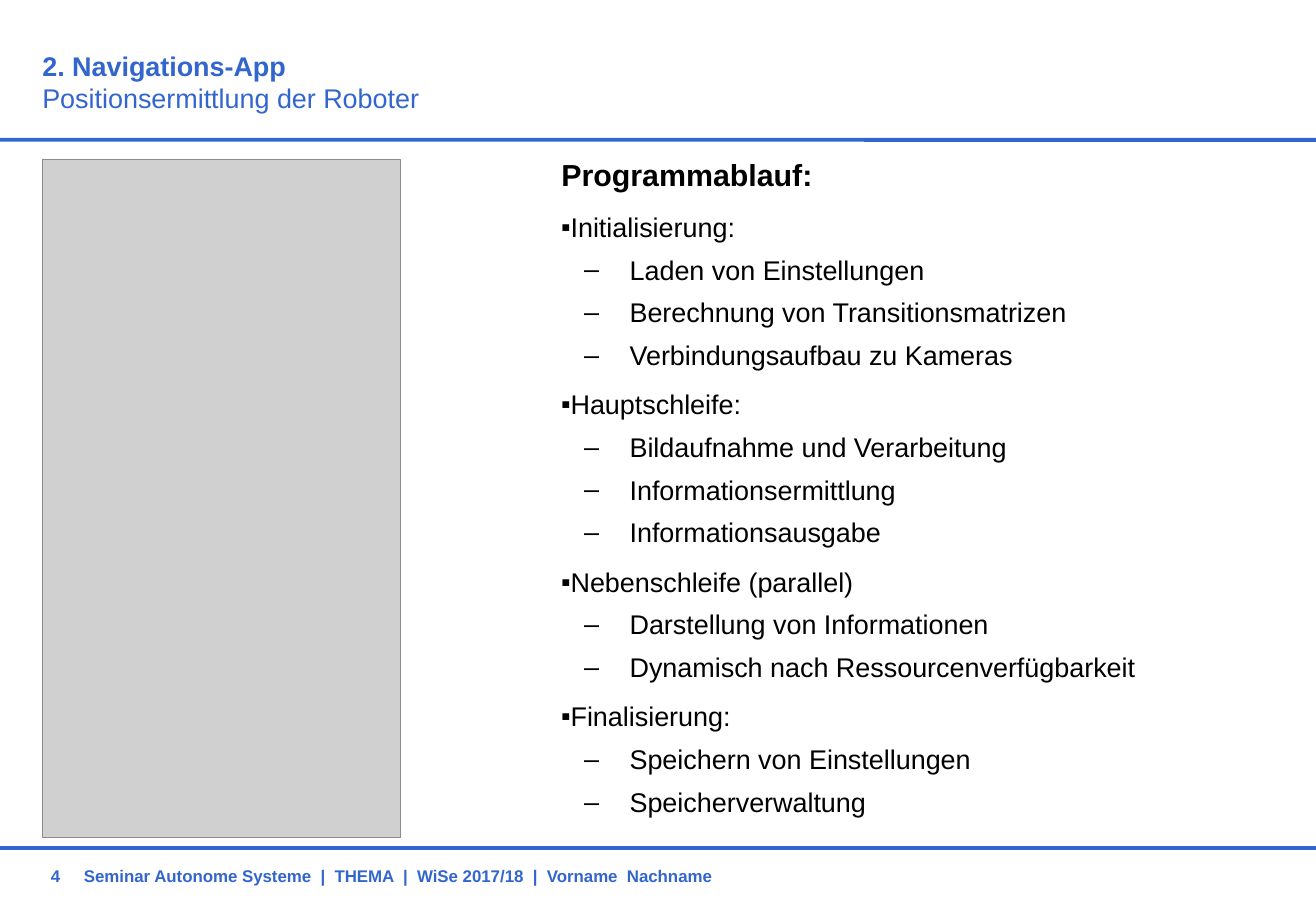
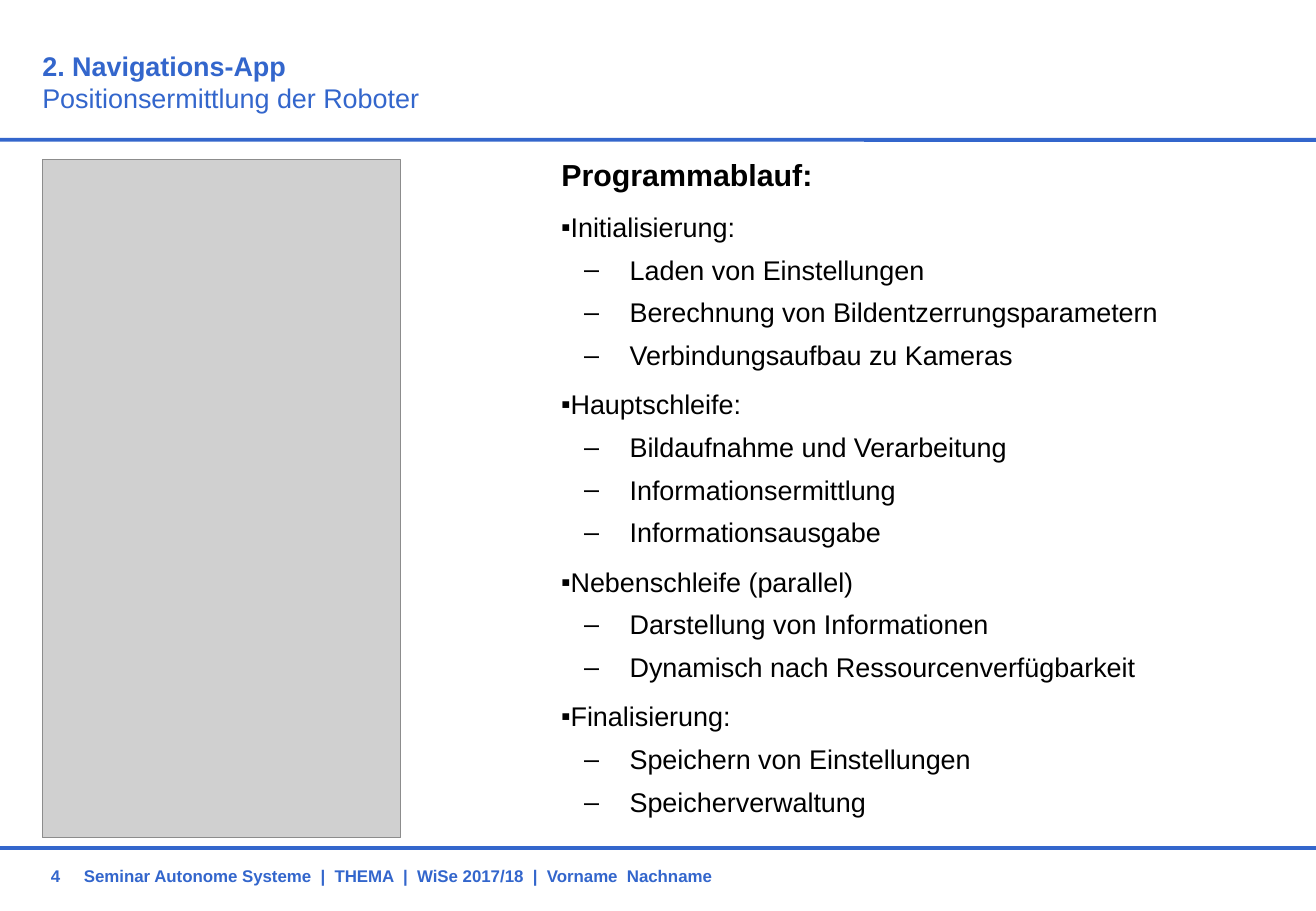
Before and after one commit to HassibShaq/VPJW17G5, a slide deck: slide 4 of 03_Navi/Präsentation_VPJ_Navigation.ppt. Drawn at 1316x911 pixels with LibreOffice and Linux fonts; fonts in the diff are those of the drawing; grey boxes stand for pictures; background and template pictures are left out. Boxes give left, top, right and bottom in pixels: in the first picture for what was removed or moved away, otherwise in the second. Text is boxed around its words. In the diff, an @@ line names an element or a change of style, - is before the commit and + after.

```diff
--- a/03_Navi/Präsentation_VPJ_Navigation.ppt
+++ b/03_Navi/Präsentation_VPJ_Navigation.ppt
@@ text at [630,302,1158,327]: text changed @@
-    – Berechnung von Transitionsmatrizen
+    – Berechnung von Bildentzerrungsparametern
```
Also in this commit, not shown: 2 other slides changed, 11 other files.
